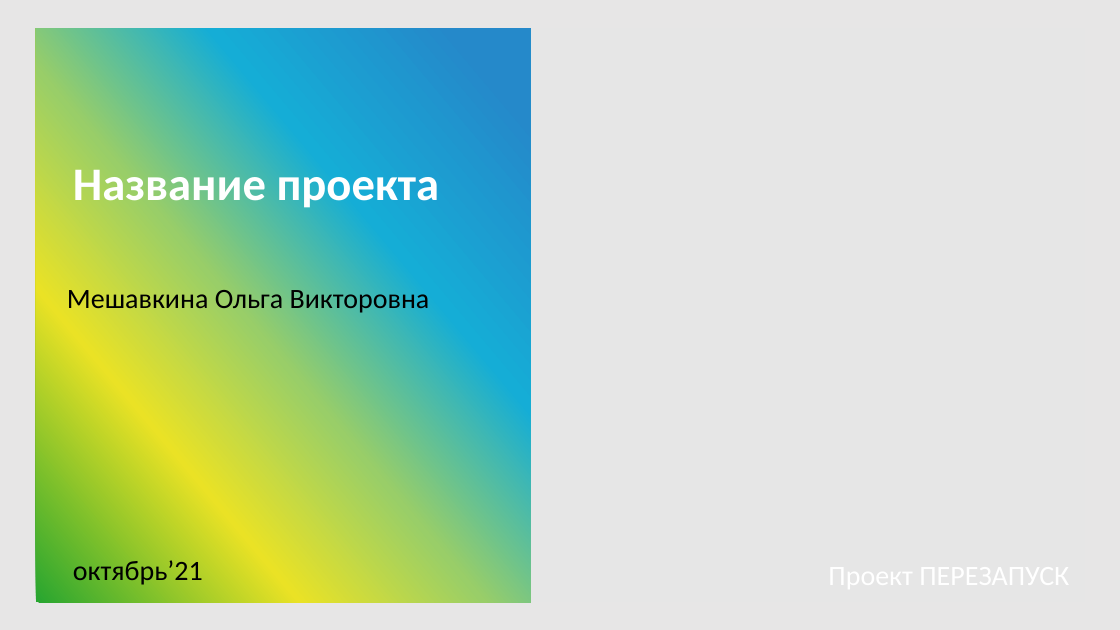
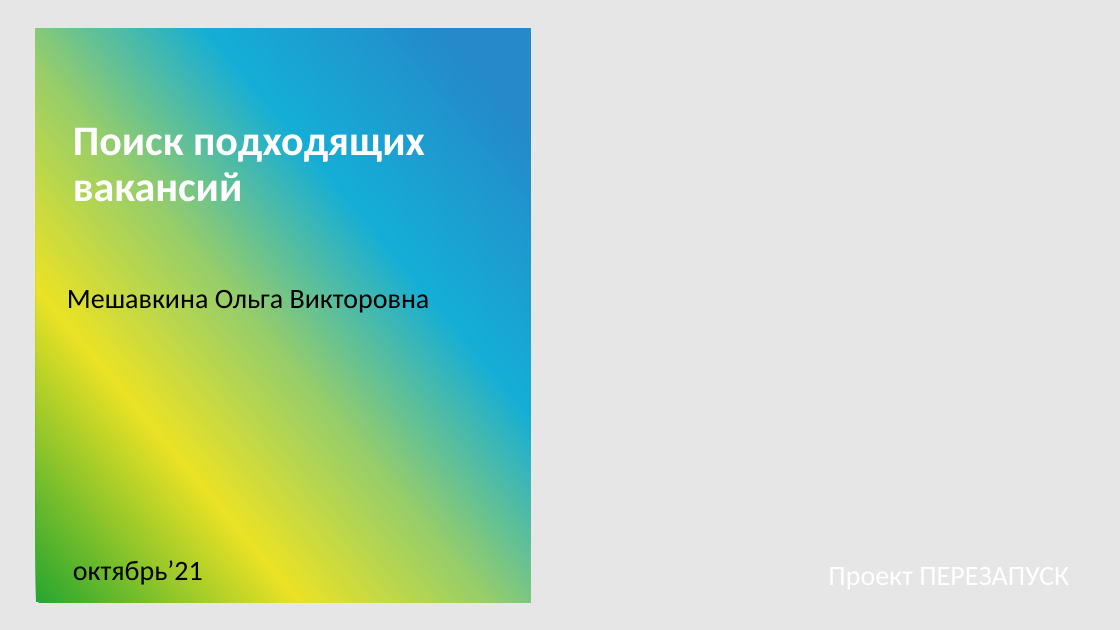
Before and after one commit to OlViMshv/DA_project, a slide deck: slide 1 of ПЕРЕЗАПУСК_Защита проекта.pptx. Drawn at 1120x630 pixels with LibreOffice and Linux fonts; fonts in the diff are those of the drawing; background and template pictures are left out. Boxes give left, top, right and bottom in pixels: in the first picture for what was removed or moved away, otherwise in the second. Text is boxed around its words. In the diff, an @@ line names an element or a change of style, - is before the commit and + after.

```diff
--- a/ПЕРЕЗАПУСК_Защита проекта.pptx
+++ b/ПЕРЕЗАПУСК_Защита проекта.pptx
@@ title at (73,121,425,211): text changed; size 40 to 36 pt @@
-Название проекта
+Поиск подходящих вакансий
```
Also in this commit, not shown: 3 other slides changed.
